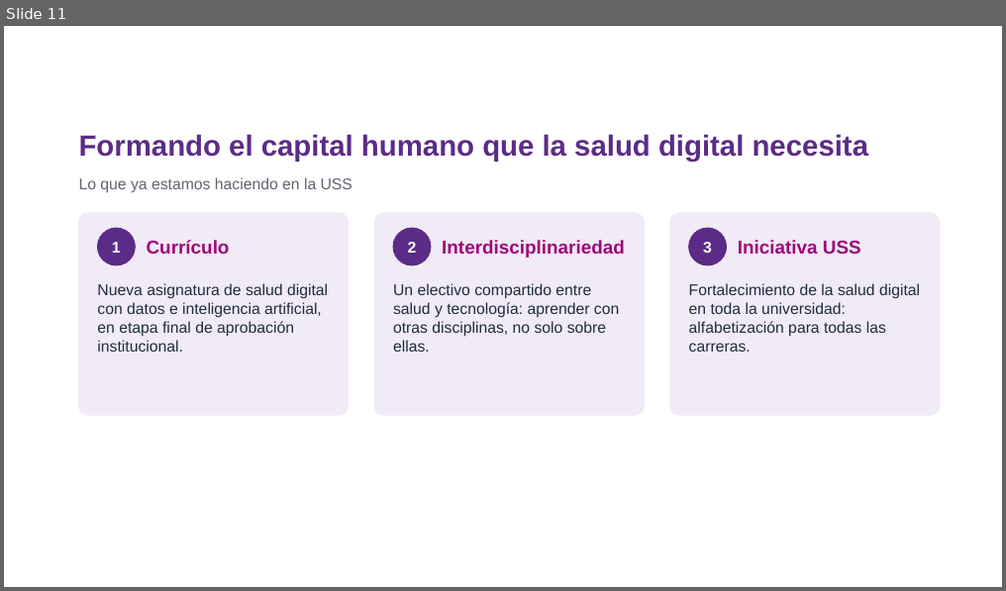
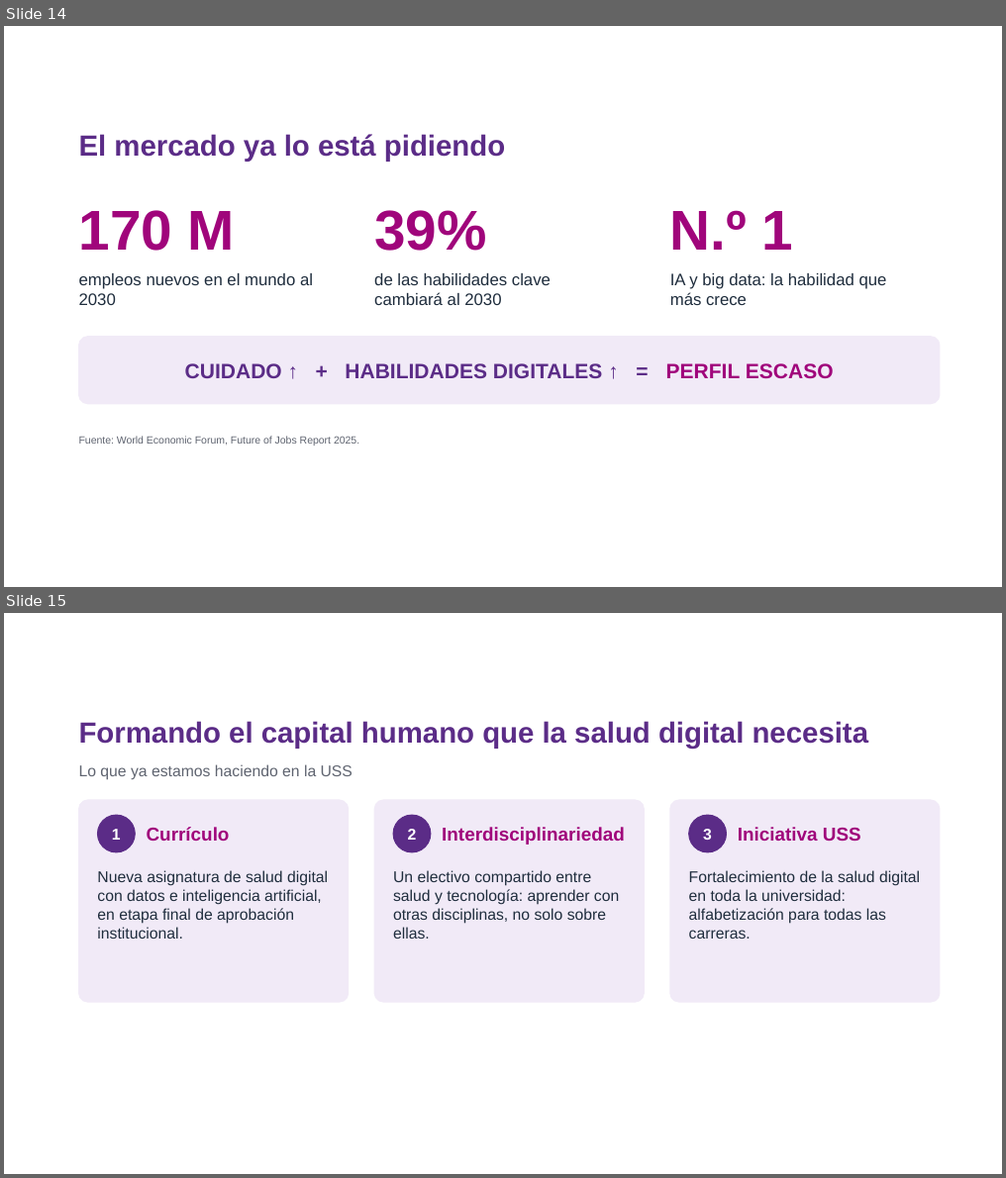
Before and after one commit to estefafro/CFSD, a slide deck: entregables/2026-11-11-webinar/presentacion-webinar.pptx. Shown one above the other, each under a label of ours: slide 11 before the commit, slides 14 and 15 after it. The pictures are 1006x591 and 1006x1178 pixels, drawn with LibreOffice and Linux fonts; fonts in the diff are those of the drawing; background and template pictures are left out. Boxes give left, top, right and bottom in pixels: in the first picture for what was removed or moved away, otherwise in the second. Text is boxed around its words. In the diff, an @@ line names an element or a change of style, - is before the commit and + after.

```diff
--- a/entregables/2026-11-11-webinar/presentacion-webinar.pptx
+++ b/entregables/2026-11-11-webinar/presentacion-webinar.pptx
@@ slide 14 added at [4,26,1002,587], background picture (left out) @@
@@ text added at [79,134,505,162], 28 pt, text #5B2C87, bold @@
+El mercado ya lo está pidiendo
@@ text added at [79,210,235,251], 54 pt, text #A0057B, bold @@
+170 M
@@ text added at [374,210,486,251], 54 pt, text #A0057B, bold @@
+39%
@@ text added at [670,210,794,250], 54 pt, text #A0057B, bold @@
+N.º 1
@@ text added at [79,274,313,305], 16 pt, text #1F2D3D @@
+empleos nuevos en el mundo al 2030
@@ text added at [374,274,550,305], 16 pt, text #1F2D3D @@
+de las habilidades clave cambiará al 2030
@@ text added at [670,274,887,305], 16 pt, text #1F2D3D @@
+IA y big data: la habilidad que más crece
@@ rounded rectangle added at [79,337,940,404], fill #F1EAF7, outline #F1EAF7 1 pt @@
@@ text added at [185,364,834,379], 20 pt, text #5B2C87, bold @@
+CUIDADO ↑ + HABILIDADES DIGITALES ↑ = PERFIL ESCASO
@@ text added at [79,436,359,446], 10 pt, text #5F6470 @@
+Fuente: World Economic Forum, Future of Jobs Report 2025.
@@ what was slide 11 is now slide 15 @@
```
Also in this commit, not shown: 3 slides changed, 3 other slides added, 2 other files.
